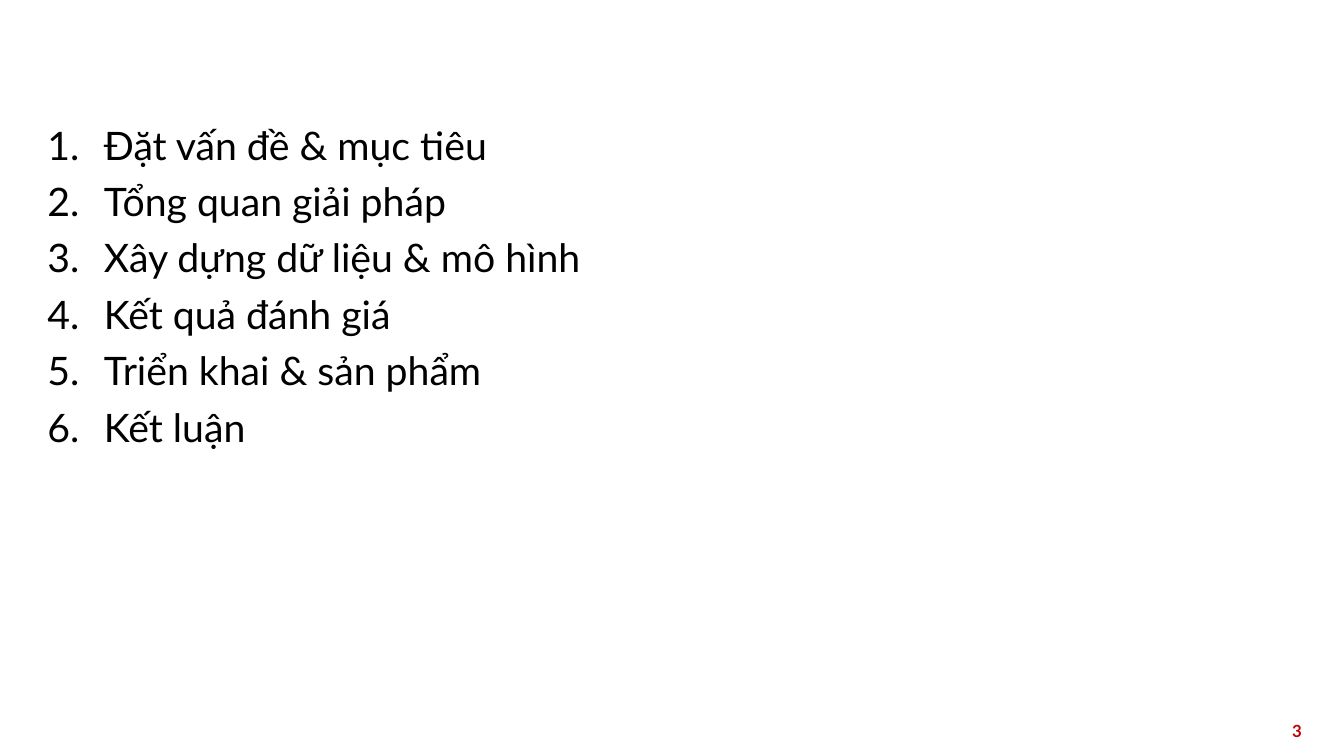
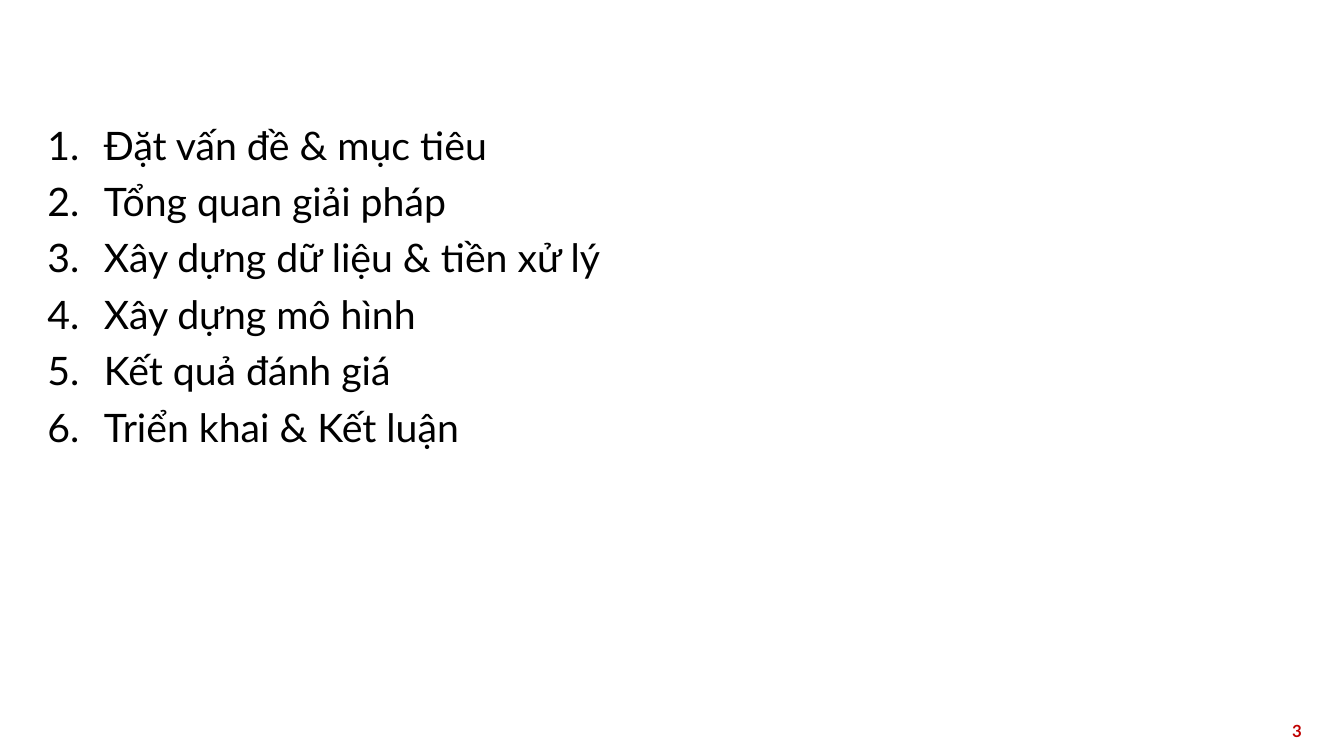
Before and after one commit to MaiVanDang/DATN, a slide deck: slide 3 of 20225699_MaiVanDang_20252.pptx. Drawn at 1344x756 pixels with LibreOffice and Linux fonts; fonts in the diff are those of the drawing; background and template pictures are left out. Boxes give left, top, right and bottom in pixels: in the first picture for what was removed or moved away, otherwise in the second. Text is boxed around its words. In the diff, an @@ line names an element or a change of style, - is before the commit and + after.

```diff
--- a/20225699_MaiVanDang_20252.pptx
+++ b/20225699_MaiVanDang_20252.pptx
@@ text at (104, 240, 600, 336): text changed @@
-3. Xây dựng dữ liệu & mô hình
+3. Xây dựng dữ liệu & tiền xử lý
+4. Xây dựng mô hình
@@ text at (104, 409, 458, 449): text changed @@
-5. Triển khai & sản phẩm
-6. Kết luận
+6. Triển khai & Kết luận
```
Also in this commit, not shown: 3 other slides changed, 10 slides added, 6 slides removed, 2 other files.
